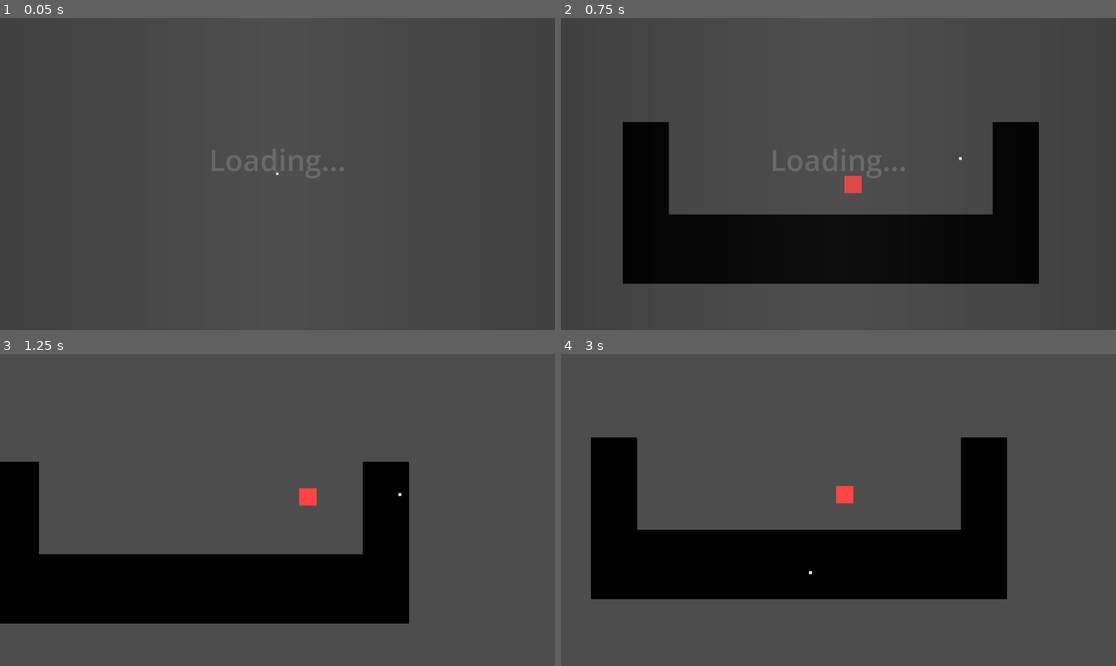
Above: before the commit, frames 1-4 (two rows, left to right).
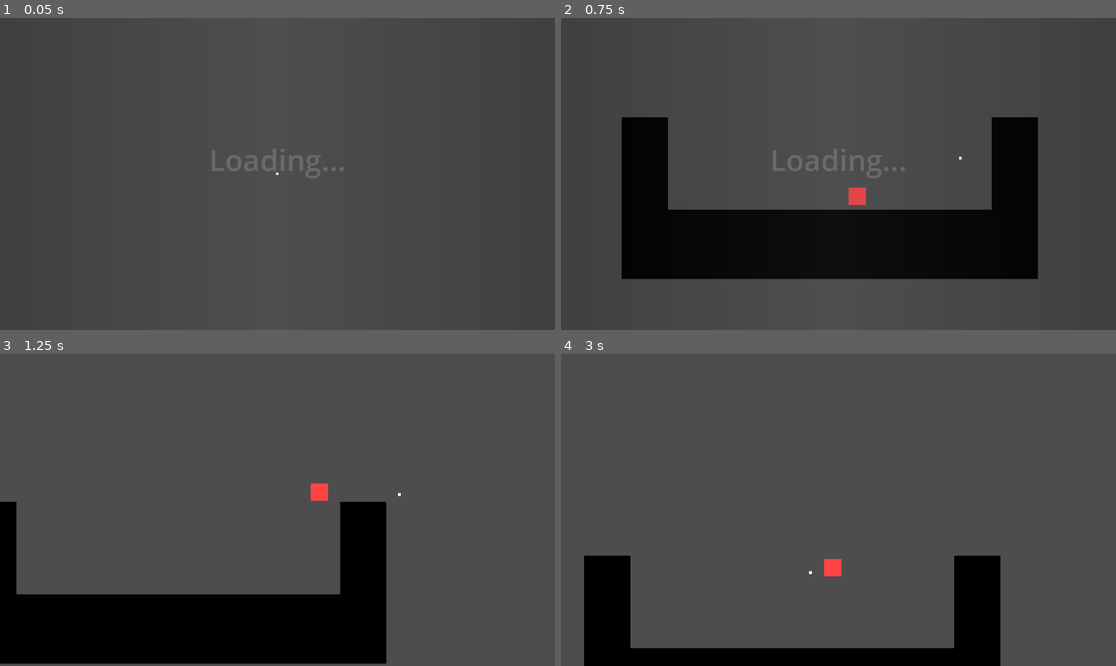
Above: after the commit, the same moments.

Repository: oman276/owens-godot-utilities
Game: Godot game, scene res://test_game/scenes/InitialScene.tscn
The game is run twice, just before and just after one commit, with the same random seed, the same clock (stepped at 60 frames per second) and the same inputs.
Inputs (mouse positions are in pixels of both pictures, inside the frame that each line leads up to):
- Up to frame 1 (0.05 s): no input
- Up to frame 2 (0.75 s): move the mouse to (960, 158) at 0.52 s; hold D (2d_platformer_move_right) from 0.53 s (still down); tap Space (2d_platformer_jump) at 0.6 s
- Up to frame 3 (1.25 s): keep holding D (2d_platformer_move_right); tap Space (2d_platformer_jump) at 0.77, 1.07 s
- Up to frame 4 (3 s): move the mouse to (727, 525) at 1.27 s; tap Space (2d_platformer_jump) at 1.35, 1.52, 1.82, 2.1, 2.85 s; move the mouse to (894, 441) at 2.02 s; release D (2d_platformer_move_right) at 2.03 s; hold A (2d_platformer_move_left) 2.03-2.78 s; move the mouse to (810, 572) at 2.77 s; hold D (2d_platformer_move_right) from 2.78 s (still down)

Frame 1 is identical in both runs. In frame 2, 3.1% of the frame differs, in the area x 10-87%, y 31-86%; in frame 3, 22%; in frame 4, 27%, in the area x 4-81%, y 26-100%.

Commit message:
WIP movement faster

Diff:
--- a/owens-godot-utilities/project.godot
+++ b/owens-godot-utilities/project.godot
@@ -47,3 +47,7 @@
 [layer_names]
 
 2d_physics/layer_1="General World Collision"
+
+[physics]
+
+common/physics_ticks_per_second=120
--- a/owens-godot-utilities/tools/scenes/2DPlatformerController.tscn
+++ b/owens-godot-utilities/tools/scenes/2DPlatformerController.tscn
@@ -12,6 +12,9 @@
 [node name="OwenPlatformerController2D" type="CharacterBody2D"]
 scale = Vector2(1.5, 1.5)
 script = ExtResource("1_n8y6f")
+speed = 400.0
+gravity_rate = 2000.0
+jump_velocity = -800.0
 metadata/_custom_type_script = "uid://cek32sn2jkhxq"
 
 [node name="CollisionShape2D" type="CollisionShape2D" parent="."]
--- a/owens-godot-utilities/tools/scripts/owen-platformer-controller-2d.gd
+++ b/owens-godot-utilities/tools/scripts/owen-platformer-controller-2d.gd
@@ -88,17 +88,54 @@
 ## The current state of the character.
 var cur_state: CHARACTER_STATE = CHARACTER_STATE.ACTIVE
 
+# Debug Variables
+const ON_COLOR := Color(1,1,1,1) # normal color
+const OFF_COLOR := Color(0.2,0.2,0.2,1) # dim color for "off"
+var jump_test_color : bool = false
+# @onready var char_sprite : Sprite2D = $CollisionShape2D/Sprite2D
+
+func _process(delta: float) -> void:
+	# Best to be used for processing things which should happen immediately every frame,
+	# such as input detection or jumping
+
+	# Input Processing
+	# If the character is respawning, freeze and skip all movement logic
+	if cur_state == CHARACTER_STATE.RESPAWNING:
+		velocity = Vector2.ZERO
+		return
+
+	# Update timers
+	coyote_timer = max(0, coyote_timer - delta)
+	wall_coyote_timer = max(0, wall_coyote_timer - delta)
+	jump_buffer_timer = max(0, jump_buffer_timer - delta)
+	wall_jump_timer = max(0, wall_jump_timer - delta)
+
+	if Input.is_action_just_pressed("2d_platformer_jump"):
+		jump_buffer_timer = jump_buffer_time
+		print("Jump input registered at time %f", Time.get_ticks_msec())
+
+	if is_on_floor():
+		coyote_timer = coyote_time
+
+	# Jumping Logic
+	# If we have pressed the jump button recently, and are allowed to jump, do so.
+	if jump_buffer_timer > 0:
+		if coyote_timer > 0:
+			_jump()
+
+		elif wall_coyote_timer > 0 and not is_on_floor():
+			velocity.x = 0
+			velocity.x = (get_wall_normal().x * wall_jump_velocity)
+			wall_jump_timer = wall_jump_time
+			_jump()
+
+	pass
+
 func _physics_process(delta: float) -> void:
 	# If the character is respawning, freeze and skip all movement logic
 	if cur_state == CHARACTER_STATE.RESPAWNING:
 		velocity = Vector2.ZERO
 		return
-
-	# Update timers
-	coyote_timer = max(0, coyote_timer - delta)
-	wall_coyote_timer = max(0, wall_coyote_timer - delta)
-	jump_buffer_timer = max(0, jump_buffer_timer - delta)
-	wall_jump_timer = max(0, wall_jump_timer - delta)
 
 	var acc = acceleration
 	var fric = friction
@@ -114,22 +151,7 @@
 	if is_on_wall():
 		wall_coyote_timer = coyote_time
 
-	if Input.is_action_just_pressed("2d_platformer_jump"):
-		jump_buffer_timer = jump_buffer_time
-
 	var input_axis = Input.get_axis("2d_platformer_move_left", "2d_platformer_move_right")
-
-	# Jumping Logic
-	# If we have pressed the jump button recently, and are allowed to jump, do so.
-	if jump_buffer_timer > 0:
-		if coyote_timer > 0:
-			_jump()
-
-		elif wall_coyote_timer > 0 and not is_on_floor():
-			velocity.x = 0
-			velocity.x = (get_wall_normal().x * wall_jump_velocity)
-			wall_jump_timer = wall_jump_time
-			_jump()
 
 	# If we are not in the wall jump phase, allow normal horizontal control
 	if wall_jump_timer <= 0:
@@ -138,6 +160,8 @@
 		else:
 			velocity.x = lerp(velocity.x, 0.0, fric * delta)
 
+	# print("Move and slide at time %f", Time.get_ticks_msec())
+	# print("Velocity: %s", velocity)
 	move_and_slide()
 
 	# Animation Logic.
@@ -172,6 +196,13 @@
 
 # Jump logic, called when a jump is to be performed
 func _jump():
+	jump_test_color = !jump_test_color
+	if jump_test_color:
+		sprite.modulate = ON_COLOR
+	else:
+		sprite.modulate = OFF_COLOR
+
+	# print("Jumping at %f", Time.get_ticks_msec())
 	velocity.y = jump_velocity
 	jump_buffer_timer = 0
 	coyote_timer = 0
